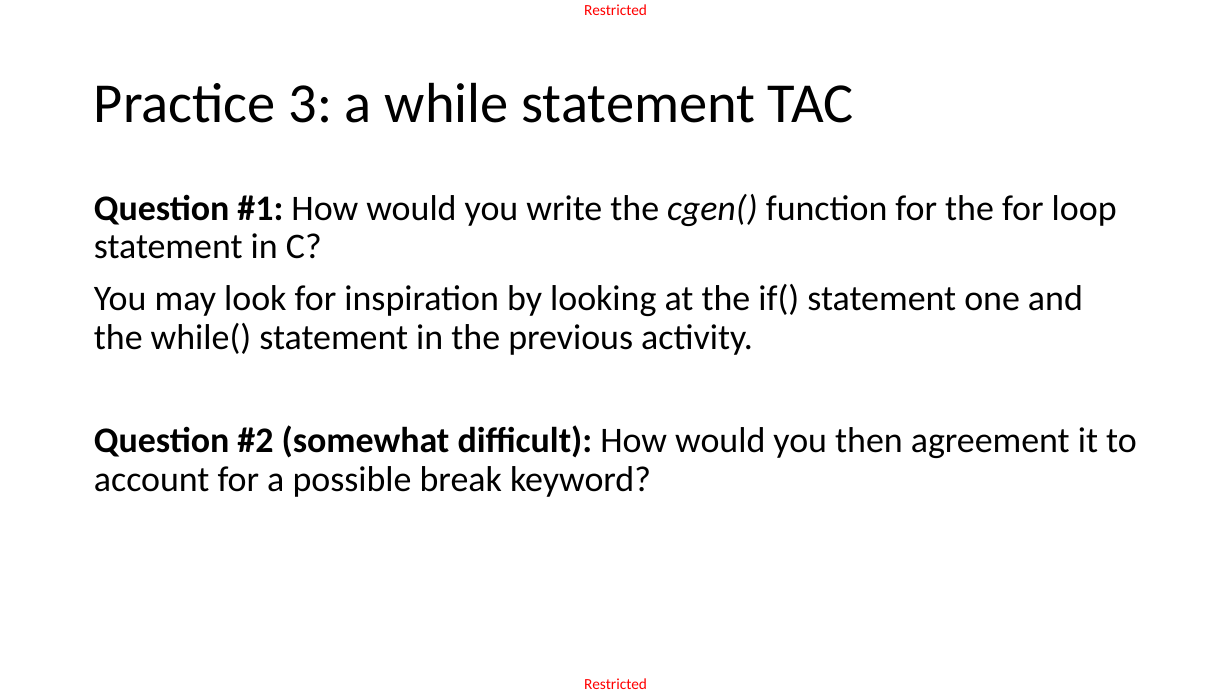
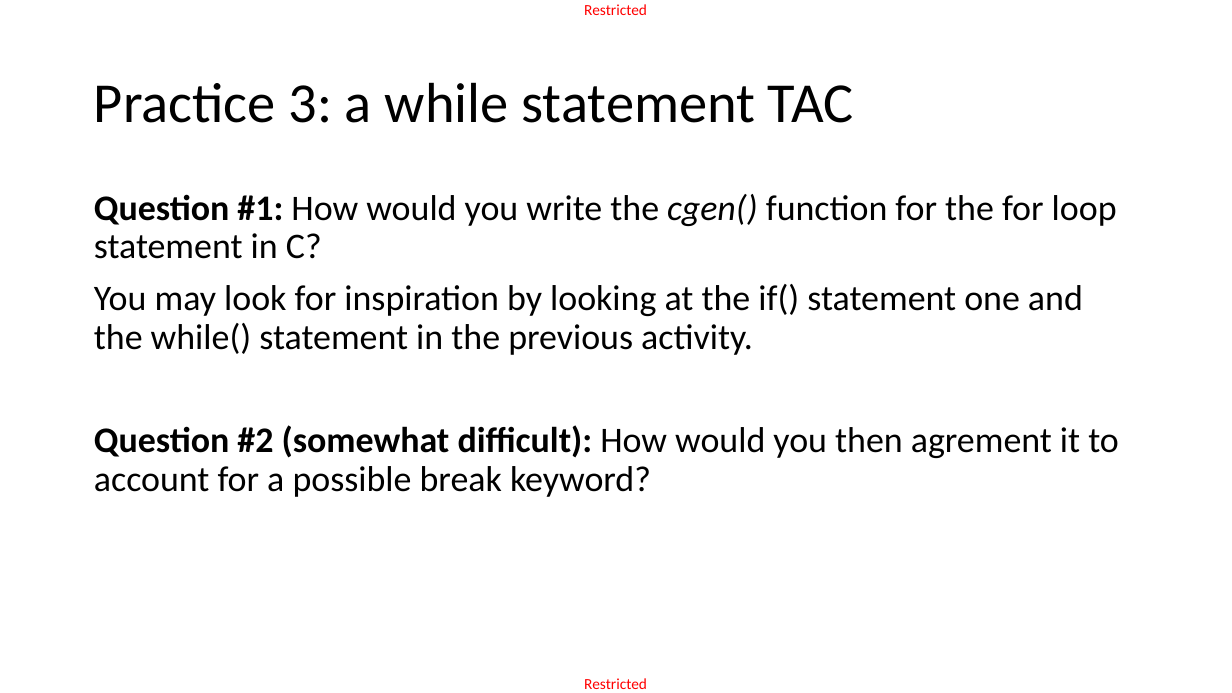
Before and after one commit to matthieudemari/SUTD_PLC_50_051, a slide deck: slide 120 of W12/W12S1 - IR Optim Mid/Bonus slides/W11S3_Bonus.pptx (slide 121 before the commit). Drawn at 1232x693 pixels with LibreOffice and Linux fonts; fonts in the diff are those of the drawing. Boxes give left, top, right and bottom in pixels: in the first picture for what was removed or moved away, otherwise in the second. Text is boxed around its words. In the diff, an @@ line names an element or a change of style, - is before the commit and + after.

```diff
--- a/W12/W12S1 - IR Optim Mid/Bonus slides/W11S3_Bonus.pptx
+++ b/W12/W12S1 - IR Optim Mid/Bonus slides/W11S3_Bonus.pptx
@@ text at [94,425,1119,497]: text changed @@
-Question #2 (somewhat difficult): How would you then agreement it to account for a possible break keyword?
+Question #2 (somewhat difficult): How would you then agrement it to account for a possible break keyword?
```
Also in this commit, not shown: 6 other slides changed, 1 slide removed, 22 other files.
